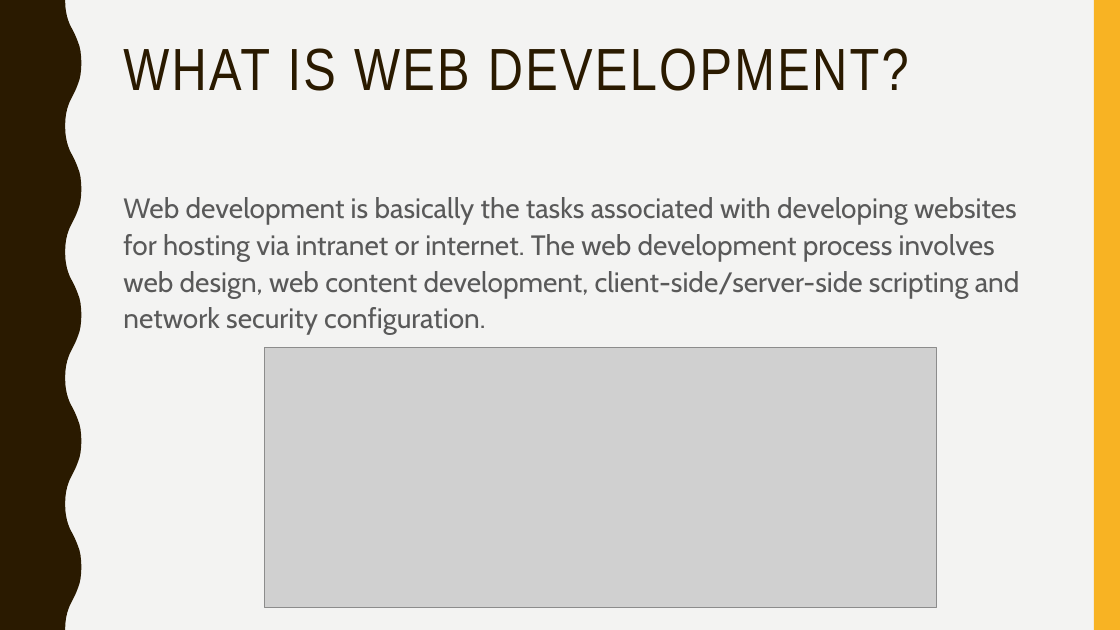
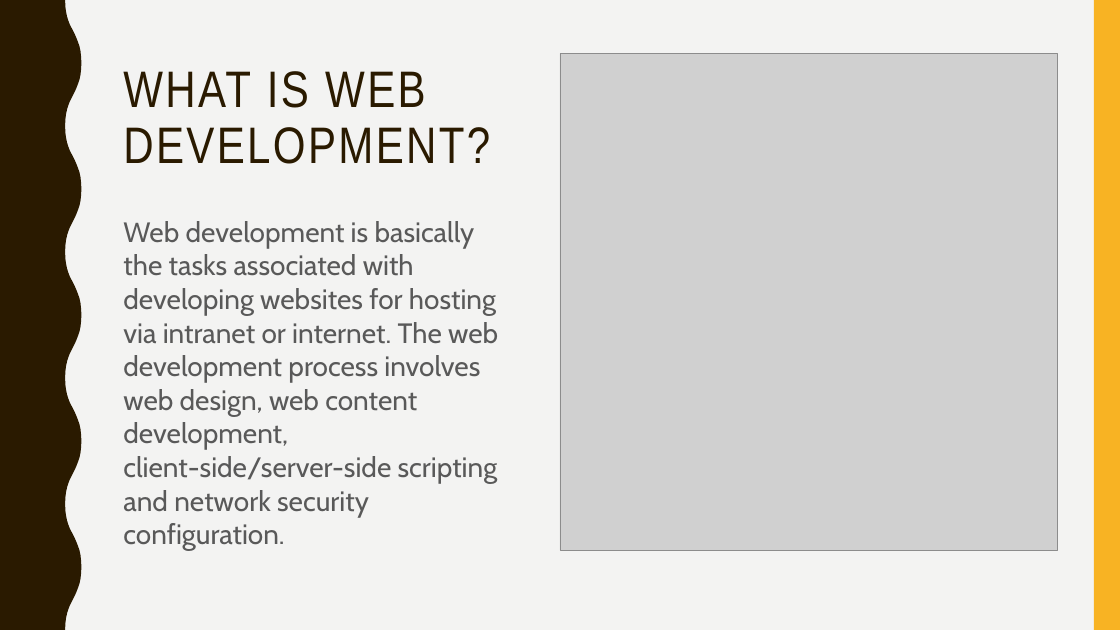
Before and after one commit to glugpace/Intro-to-tech, a slide deck: slide 3 of Web/Web.pptx. Drawn at 1120x630 pixels with LibreOffice and Linux fonts; fonts in the diff are those of the drawing; grey boxes stand for pictures. Boxes give left, top, right and bottom in pixels: in the first picture for what was removed or moved away, otherwise in the second. Text is boxed around its words. In the diff, an @@ line names an element or a change of style, - is before the commit and + after.

```diff
--- a/Web/Web.pptx
+++ b/Web/Web.pptx
@@ picture: place and size @@
-picture at [265,348,937,607]
+picture at [560,54,1058,550]
@@ title "WHAT IS WEB DEVELOPMENT?": place and size @@
-title "WHAT IS WEB DEVELOPMENT?" at [123,48,909,91]
+title "WHAT IS WEB DEVELOPMENT?" at [123,71,490,164]
@@ title "WHAT IS WEB DEVELOPMENT?" at [123,71,490,164]: size 51 to 44 pt @@
@@ text "Web development is basically the ...": place and size @@
-text "Web development is basically the ..." at [123,197,1020,335]
+text "Web development is basically the ..." at [123,221,498,551]
@@ text "Web development is basically the ..." at [123,221,498,551]: line spacing 1.1 to 1 @@
```
Also in this commit, not shown: 10 other slides changed.
